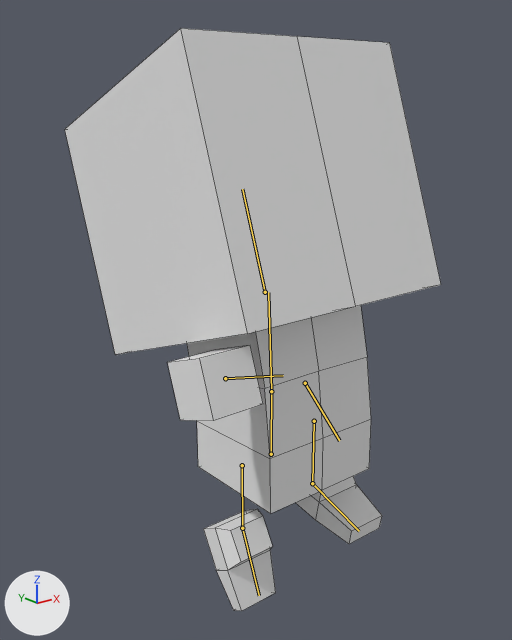
Renders of the FBX model CubeClone/Assets/Models/Player/Simple_CubeWorldChar_00.fbx from each side of a commit.
Both versions are drawn from a camera (50 mm lens) standing at (-0.0368, -0.0423, 0.0382) and looking at (-0.0002, 0.0034, 0.0199). Arrows for +X, +Y and +Z are at lower left; the lights stay in place. Both versions are drawn at frame 55 of the action 'Armature|ArmatureAction'; the numbers are the values there. The bones that bend it are drawn over the model as lines. Mesh edges are drawn as thin lines.
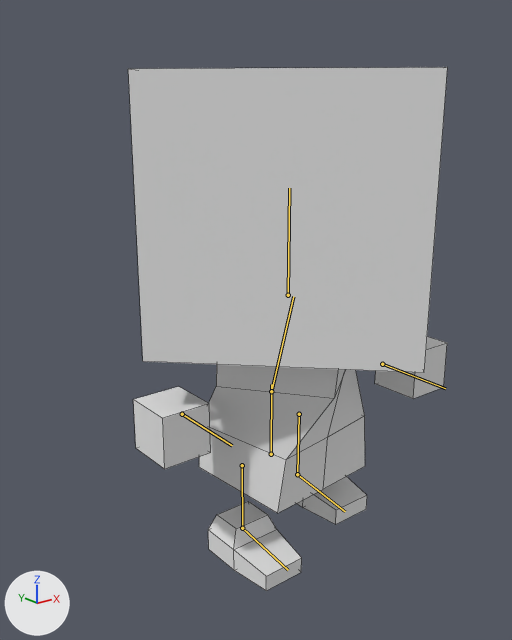
Changed parts and their boxes [x1, y1, x2, y2] in the pictures (512 x 640 px):
'Cube', posed (15% narrower, 10% shorter)
    before: [65, 28, 441, 611]
    after: [128, 67, 448, 591]
bone 'Chest', root to tip
    before: (271, 391) to (268, 292)
    after: (271, 391) to (293, 296)
bone 'Head', root to tip
    before: (265, 292) to (242, 189)
    after: (288, 295) to (289, 188)
bone 'Leg.L', root to tip
    before: (314, 421) to (312, 483)
    after: (299, 414) to (297, 474)
bone 'Foot.L', root to tip
    before: (312, 483) to (359, 531)
    after: (297, 474) to (345, 511)
bone 'Hand.L', root to tip
    before: (305, 383) to (339, 440)
    after: (382, 364) to (445, 388)
bone 'Foot.R', root to tip
    before: (242, 528) to (259, 595)
    after: (242, 528) to (288, 570)
bone 'Hand.R', root to tip
    before: (225, 378) to (283, 375)
    after: (182, 414) to (232, 445)

Patch to the scene script:
```diff
--- a/CubeClone/Assets/Models/Player/Simple_CubeWorldChar_00.fbx.py
+++ b/CubeClone/Assets/Models/Player/Simple_CubeWorldChar_00.fbx.py
@@ bone_chest @@
 bone_chest = bpy.data.objects['Armature'].pose.bones['Chest']  # child of 'Root'
-bone_chest.rotation_quaternion = (0.991, -0.131, 0.0, 0.0)  # degrees (-15, 0, 0)
+bone_chest.rotation_quaternion = (0.924, 0.0, 0.375, -0.078)  # degrees (-5, 44, -11)
@@ bone_head @@
 bone_head = bpy.data.objects['Armature'].pose.bones['Head']  # child of 'Chest'
-bone_head.rotation_quaternion = (0.999, -0.044, 0.0, 0.0)  # degrees (-5, 0, 0)
+bone_head.rotation_quaternion = (1.0, 0.0, 0.0, 0.0)  # degrees (0, 0, 0)
@@ bone_leg_l @@
 bone_leg_l = bpy.data.objects['Armature'].pose.bones['Leg.L']  # child of 'Root'
-bone_leg_l.location = (0.0, -0.3, -0.2)
+bone_leg_l.location = (0.0, -0.3, 0.0)
@@ bone_foot_l @@
 bone_foot_l = bpy.data.objects['Armature'].pose.bones['Foot.L']  # child of 'Leg.L'
-bone_foot_l.rotation_quaternion = (0.996, 0.087, 0.0, 0.0)  # degrees (10, 0, 0)
+bone_foot_l.rotation_quaternion = (1.0, 0.0, 0.0, 0.0)  # degrees (0, 0, 0)
@@ bone_hand_l @@
 bone_hand_l = bpy.data.objects['Armature'].pose.bones['Hand.L']  # child of 'Root'
-bone_hand_l.location = (0.0, -0.496, 0.307)
-bone_hand_l.rotation_quaternion = (0.94, 0.342, 0.0, 0.0)  # degrees (40, 0, 0)
+bone_hand_l.location = (0.0, 0.497, -0.207)
+bone_hand_l.rotation_quaternion = (1.0, 0.0, 0.0, 0.0)  # degrees (0, 0, 0)
@@ bone_foot_r @@
 bone_foot_r = bpy.data.objects['Armature'].pose.bones['Foot.R']  # child of 'Leg.R'
-bone_foot_r.rotation_quaternion = (0.866, 0.5, 0.0, 0.0)  # degrees (60, 0, 0)
+bone_foot_r.rotation_quaternion = (1.0, 0.0, 0.0, 0.0)  # degrees (0, 0, 0)
@@ bone_hand_r @@
 bone_hand_r = bpy.data.objects['Armature'].pose.bones['Hand.R']  # child of 'Root'
-bone_hand_r.location = (0.0, 0.493, -0.507)
-bone_hand_r.rotation_quaternion = (0.985, -0.174, 0.0, 0.0)  # degrees (-20, 0, 0)
+bone_hand_r.location = (0.0, -0.1, 0.001)
+bone_hand_r.rotation_quaternion = (1.0, 0.0, 0.0, 0.0)  # degrees (0, 0, 0)
```
